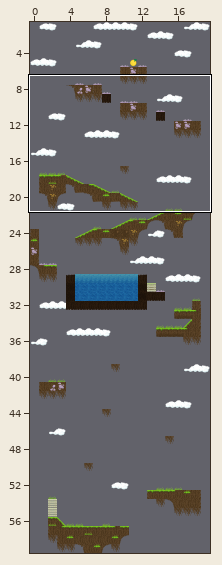
Tiled map: android/assets/maps/map9.tmx. Above: a wide view before the commit, with the close-up outlined.
Close-up. Before the commit:
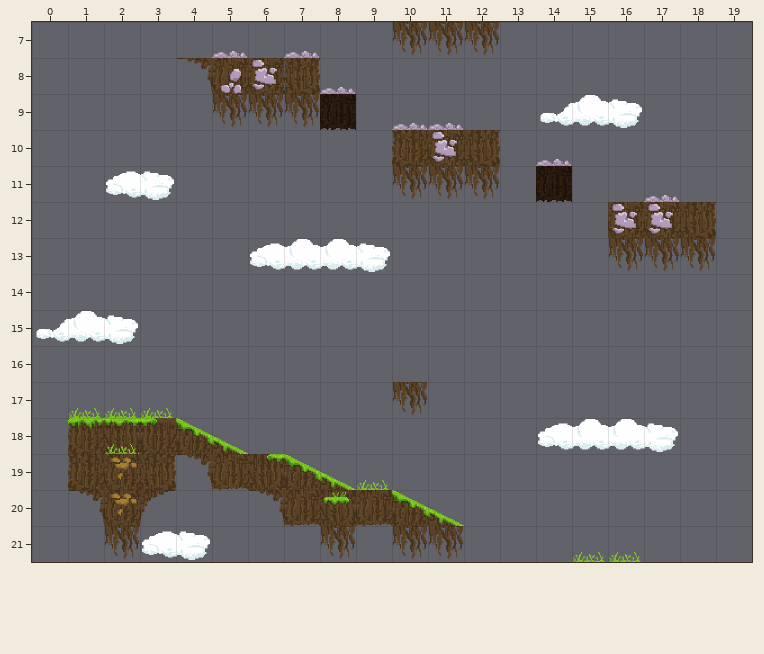
Cells are 64x64 px. Shown: x 0..19, y 7..21.
Once edited:
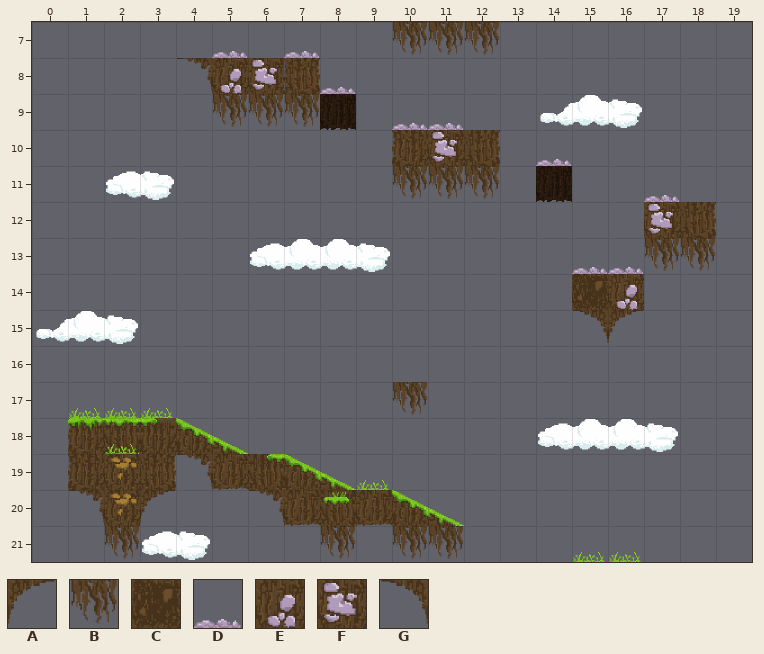
Key: from "Tiles_64x64": A 8, B 23, C 33, D 46, E 47, F 48, G 54.
_ is an empty cell, . an unchanged one.
Difference:
--- layer "map"
@@ x 15..16 @@
-12 .F
-13 _B
-14 __
-15 __
+12 ._
+13 DD
+14 CE
+15 GA
